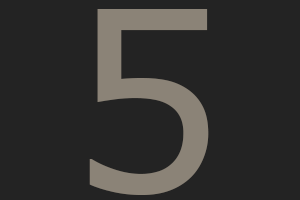
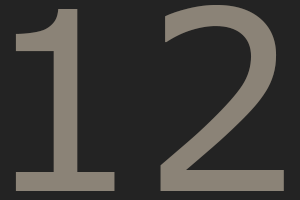
Layer changes from the first 300 × 200 image to the second:
painted on "1" over 15, 5, 284, 195
